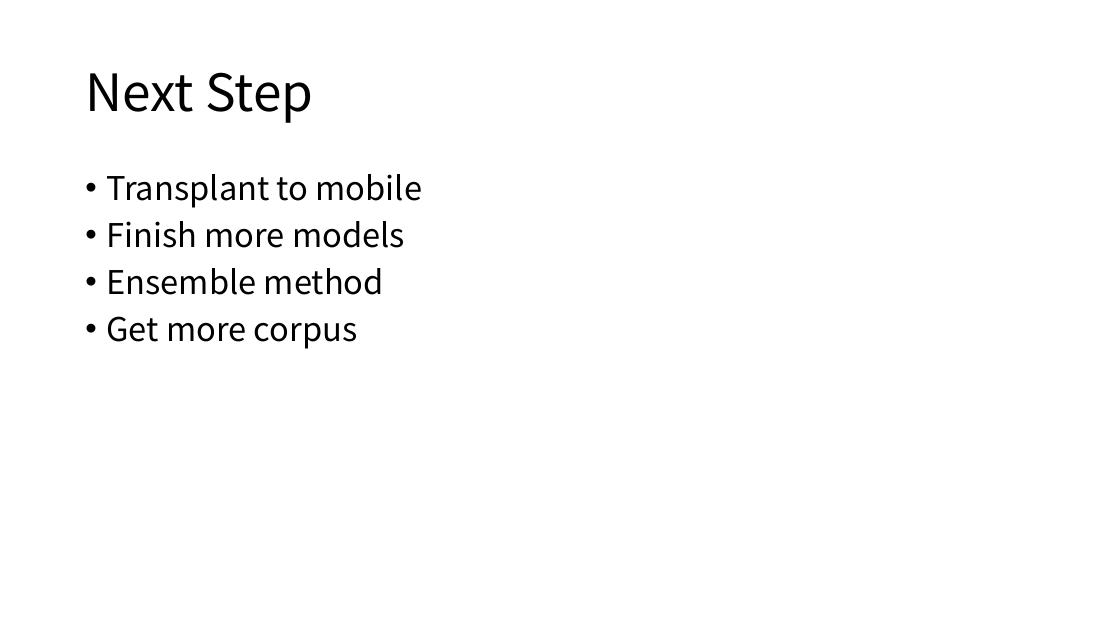
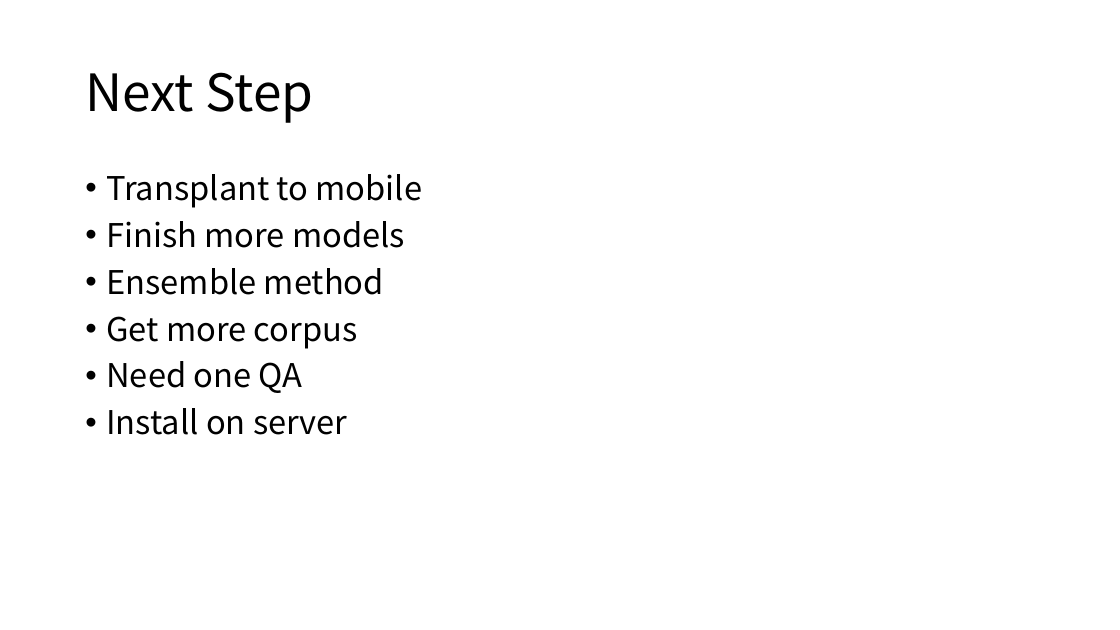
Before and after one commit to wang-zifu/anti-phishing, a slide deck: slide 17 of doc/AI Anti-phishing.pptx (slide 16 before the commit). Drawn at 1120x630 pixels with LibreOffice and Linux fonts; fonts in the diff are those of the drawing. Boxes give left, top, right and bottom in pixels: in the first picture for what was removed or moved away, otherwise in the second. Text is boxed around its words. In the diff, an @@ line names an element or a change of style, - is before the commit and + after.

```diff
--- a/doc/AI Anti-phishing.pptx
+++ b/doc/AI Anti-phishing.pptx
@@ text at (x1=106, y1=361, x2=348, y2=435): paragraphs added @@
+• Need one QA
+• Install on server
```
Also in this commit, not shown: 7 other slides changed, 1 slide added.
